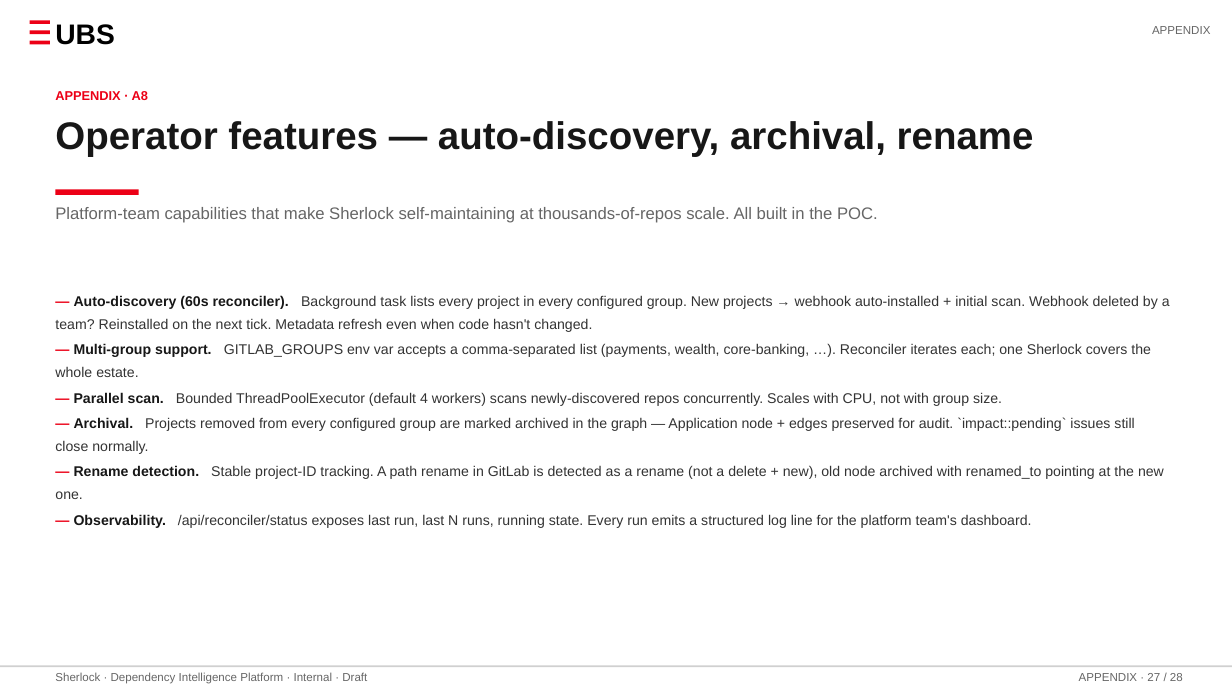
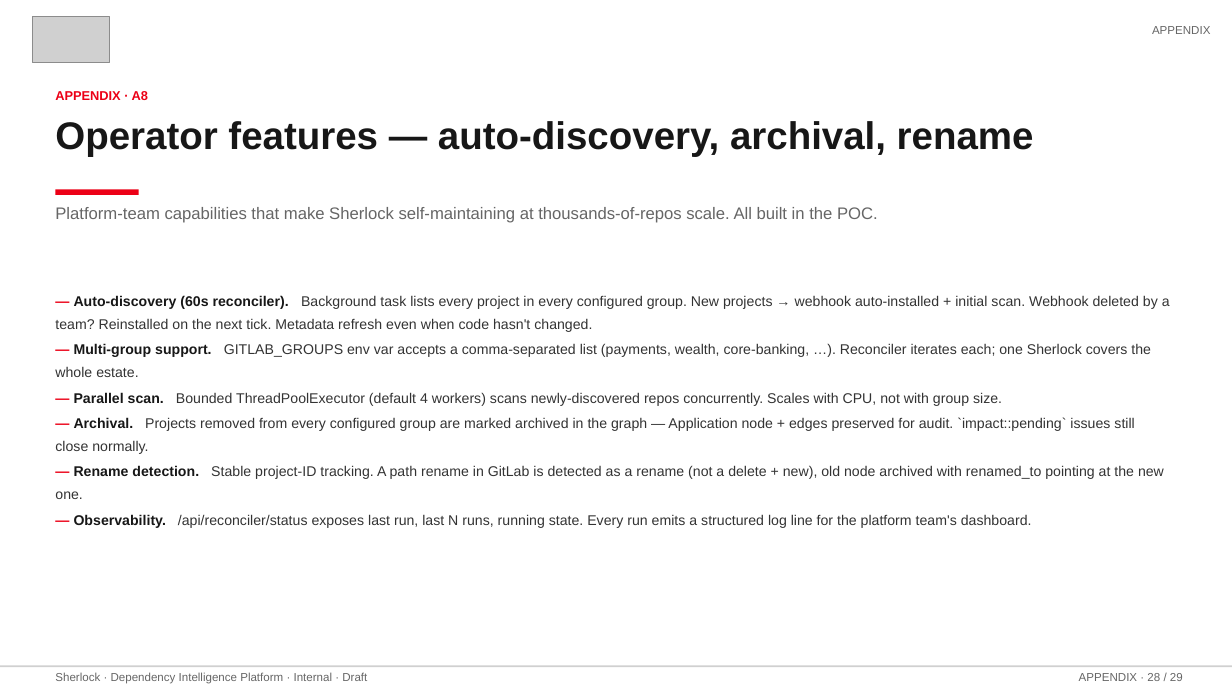
Before and after one commit to stoufeeq/Sherlock, a slide deck: slide 28 of Sherlock_CTO_Pitch.pptx (slide 27 before the commit). Drawn at 1232x693 pixels with LibreOffice and Linux fonts; fonts in the diff are those of the drawing; grey boxes stand for pictures. Boxes give left, top, right and bottom in pixels: in the first picture for what was removed or moved away, otherwise in the second. Text is boxed around its words. In the diff, an @@ line names an element or a change of style, - is before the commit and + after.

```diff
--- a/Sherlock_CTO_Pitch.pptx
+++ b/Sherlock_CTO_Pitch.pptx
@@ rectangle removed at (30, 20, 50, 24) @@
@@ picture added at (32, 17, 109, 63) @@
@@ text removed at (55, 24, 114, 45) @@
-UBS
@@ rectangle removed at (30, 30, 50, 34) @@
@@ rectangle removed at (30, 41, 50, 44) @@
@@ text at (1079, 673, 1183, 681): text changed @@
-APPENDIX · 27 / 28
+APPENDIX · 28 / 29
```
Also in this commit, not shown: 25 other slides changed, 1 slide added, 21 other files.
